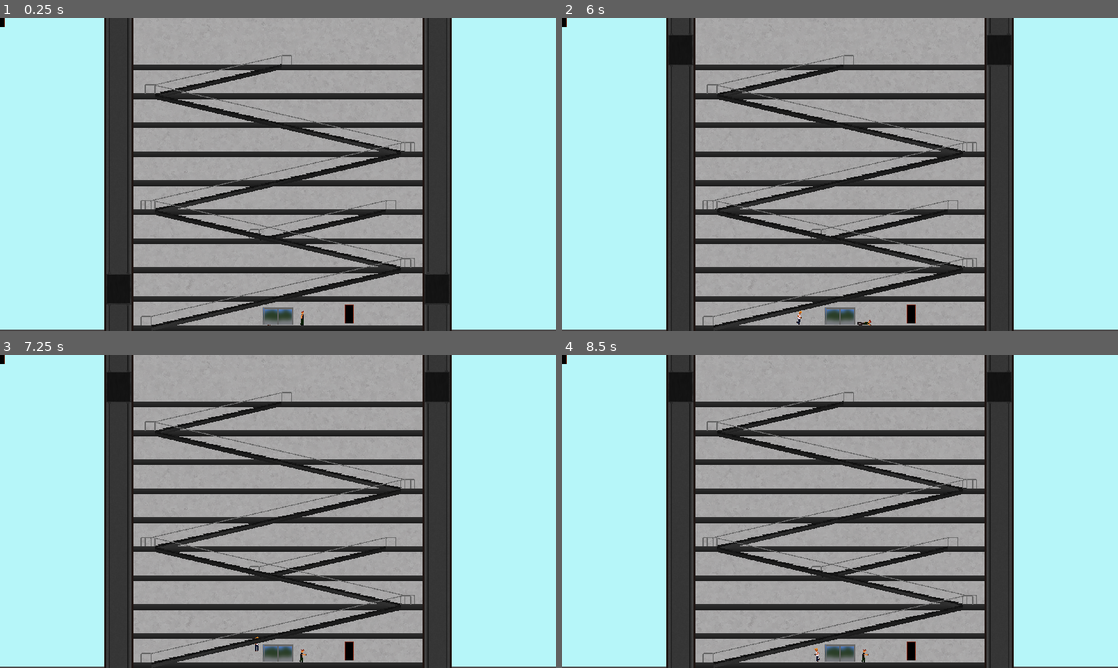
Above: before the commit, frames 1-4 (two rows, left to right).
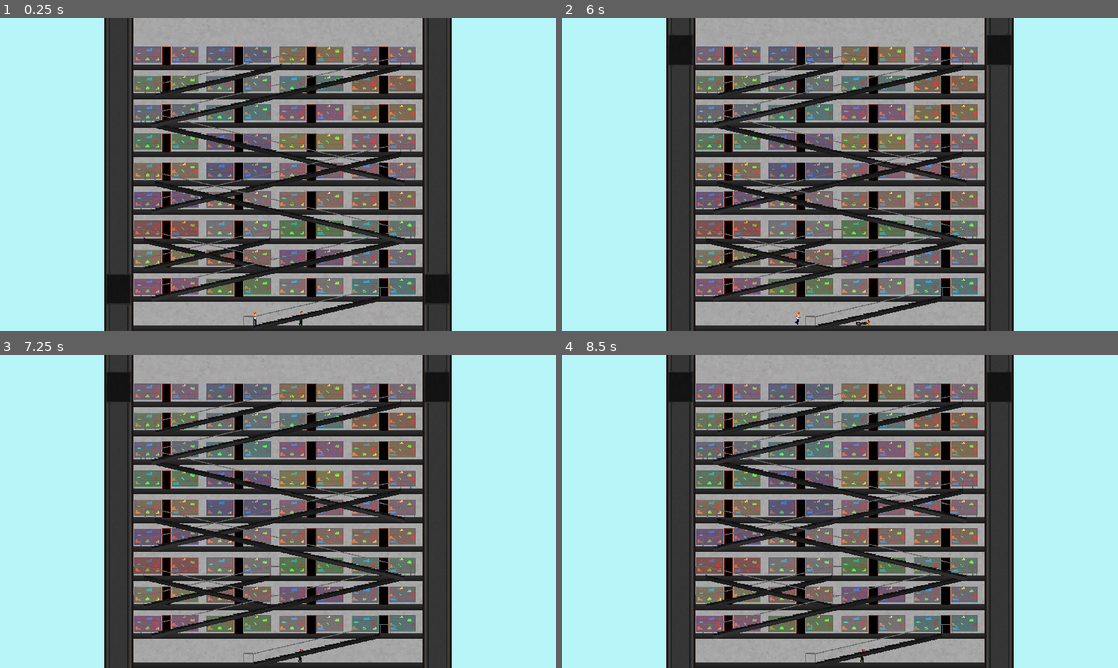
Above: after the commit, the same moments.

Repository: n8-ball/fgj2019
Game: Godot game, scene res://Scenes/floor_2.tscn
The game is run twice, just before and just after one commit, with the same random seed, the same clock (stepped at 60 frames per second) and the same inputs. This scene is started directly instead of the project's main scene.
Inputs:
- Up to frame 1 (0.25 s): no input
- Up to frame 2 (6 s): hold D 0.53-1.28 s; hold Ctrl 0.53-1.28 s; tap Space at 0.77, 1.52, 3.02, 3.77, 4.52 s; hold A 1.28-2.03 s; tap Ctrl every 1.5 s from 1.35 to 5.85 s; hold D 2.03-2.78 s; hold Ctrl 2.03-2.78 s; hold W 2.78-3.53 s; hold Ctrl 3.53-4.28 s; hold A 3.53-5.78 s; hold Ctrl 5.03-5.78 s; hold D from 5.78 s (still down)
- Up to frame 3 (7.25 s): tap Space at 6.02, 6.77 s; release D at 6.53 s; hold W from 6.53 s (still down); hold Ctrl from 6.53 s (still down)
- Up to frame 4 (8.5 s): release W at 7.28 s; release Ctrl at 7.28 s; hold D 7.28-8.03 s; tap Ctrl at 7.35 s; tap Space at 7.52 s; hold A from 8.03 s (still down); hold Ctrl from 8.03 s (still down)

The runs differ from the first frame. In frame 1, 24% of the frame differs, in the area x 0-100%, y 0-100%; in frame 2, 24%; in frame 3, 24%; in frame 4, 24%.

Commit message:
Saturday complete

Diff:
--- a/Scenes/floor_1.tscn
+++ b/Scenes/floor_1.tscn
@@ -1,6 +1,6 @@
 [gd_scene load_steps=14 format=2]
 
-[ext_resource path="res://Scripts/floor1.gd" type="Script" id=1]
+[ext_resource path="res://Scripts/floor_1.gd" type="Script" id=1]
 [ext_resource path="res://Sprites/Building/placeholder.jpeg" type="Texture" id=2]
 [ext_resource path="res://Sprites/Building/building.png" type="Texture" id=3]
 [ext_resource path="res://Scenes/left_elevator.tscn" type="PackedScene" id=4]
@@ -141,7 +141,7 @@
 z_as_relative = false
 
 [node name="player1" parent="." instance=ExtResource( 10 )]
-position = Vector2( 880, 1058 )
+position = Vector2( 870.43, 1058 )
 
 [node name="front_door" type="Sprite" parent="."]
 position = Vector2( 960, 1029 )
--- a/Scenes/floor_2.tscn
+++ b/Scenes/floor_2.tscn
@@ -1,6 +1,6 @@
-[gd_scene load_steps=15 format=2]
+[gd_scene load_steps=13 format=2]
 
-[ext_resource path="res://Scripts/floor2.gd" type="Script" id=1]
+[ext_resource path="res://Scripts/floor_generic.gd" type="Script" id=1]
 [ext_resource path="res://Sprites/Building/placeholder.jpeg" type="Texture" id=2]
 [ext_resource path="res://Sprites/Building/building.png" type="Texture" id=3]
 [ext_resource path="res://Scenes/left_elevator.tscn" type="PackedScene" id=4]
@@ -9,42 +9,38 @@
 [ext_resource path="res://Scenes/escalator_half_right.tscn" type="PackedScene" id=7]
 [ext_resource path="res://Scenes/escalator_full_left.tscn" type="PackedScene" id=8]
 [ext_resource path="res://Scenes/escalator_full_right.tscn" type="PackedScene" id=9]
-[ext_resource path="res://Scenes/player2.tscn" type="PackedScene" id=10]
-[ext_resource path="res://Scenes/player1.tscn" type="PackedScene" id=11]
-[ext_resource path="res://Sprites/Building/main_door.png" type="Texture" id=12]
-[ext_resource path="res://Scenes/door.tscn" type="PackedScene" id=13]
+[ext_resource path="res://Scenes/player1.tscn" type="PackedScene" id=10]
+[ext_resource path="res://Scenes/player2.tscn" type="PackedScene" id=11]
 
 [sub_resource type="RectangleShape2D" id=1]
-extents = Vector2( 10, 450 )
+extents = Vector2( 30, 450 )
 
 [node name="floor_2" type="Node2D"]
+z_index = -20
+z_as_relative = false
 script = ExtResource( 1 )
 
 [node name="sky" type="Sprite" parent="."]
 self_modulate = Color( 0.717647, 0.968627, 0.980392, 1 )
-scale = Vector2( 0.702061, 0.358242 )
-z_index = -40
-z_as_relative = false
+scale = Vector2( 0.700979, 0.368597 )
 texture = ExtResource( 2 )
 centered = false
 
 [node name="building" type="Sprite" parent="."]
 self_modulate = Color( 0.690196, 0.690196, 0.690196, 1 )
 position = Vector2( 960, 540 )
-z_index = -20
-z_as_relative = false
 texture = ExtResource( 3 )
 
 [node name="left_wall" type="StaticBody2D" parent="building"]
 
 [node name="left_wall_box" type="CollisionShape2D" parent="building/left_wall"]
-position = Vector2( -510, 80 )
+position = Vector2( -530, 80 )
 shape = SubResource( 1 )
 
 [node name="right_wall" type="StaticBody2D" parent="building"]
 
 [node name="right_wall_box" type="CollisionShape2D" parent="building/right_wall"]
-position = Vector2( 510, 80 )
+position = Vector2( 530, 80 )
 shape = SubResource( 1 )
 
 [node name="left_elevator" parent="." instance=ExtResource( 4 )]
@@ -84,7 +80,13 @@
 position = Vector2( 960, 170 )
 
 [node name="escalator_half_right" parent="." instance=ExtResource( 7 )]
-position = Vector2( 860, 780 )
+position = Vector2( 460, 880 )
+z_index = 5
+z_as_relative = false
+
+[node name="escalator_half_right4" parent="." instance=ExtResource( 7 )]
+position = Vector2( 970, 880 )
+scale = Vector2( -1, 1 )
 z_index = 5
 z_as_relative = false
 
@@ -93,8 +95,8 @@
 z_index = 5
 z_as_relative = false
 
-[node name="escalator_full_left" parent="." instance=ExtResource( 8 )]
-position = Vector2( 460, 480 )
+[node name="escalator_full_left2" parent="." instance=ExtResource( 8 )]
+position = Vector2( 460, 580 )
 z_index = 5
 z_as_relative = false
 
@@ -103,27 +105,28 @@
 z_index = 5
 z_as_relative = false
 
-[node name="escalator_full_left2" parent="." instance=ExtResource( 8 )]
-position = Vector2( 460, 880 )
+[node name="escalator_full_right" parent="." instance=ExtResource( 9 )]
+position = Vector2( 460, 980 )
 z_index = 5
 z_as_relative = false
 
-[node name="escalator_full_right" parent="." instance=ExtResource( 9 )]
-position = Vector2( 460, 1080 )
+[node name="escalator_full_right2" parent="." instance=ExtResource( 8 )]
+position = Vector2( 460, 780 )
 z_index = 5
 z_as_relative = false
 
-[node name="player2" parent="." instance=ExtResource( 10 )]
-position = Vector2( 1044.96, 1047.96 )
+[node name="escalator_half_right3" parent="." instance=ExtResource( 7 )]
+position = Vector2( 840, 1080 )
+z_index = 5
+z_as_relative = false
 
-[node name="player1" parent="." instance=ExtResource( 11 )]
-position = Vector2( 930.15, 1049.14 )
+[node name="escalator_full_right4" parent="." instance=ExtResource( 9 )]
+position = Vector2( 460, 380 )
+z_index = 5
+z_as_relative = false
 
-[node name="front_door" type="Sprite" parent="."]
-position = Vector2( 960, 1029 )
-texture = ExtResource( 12 )
+[node name="player1" parent="." instance=ExtResource( 10 )]
+position = Vector2( 880, 1058 )
 
-[node name="door" parent="." instance=ExtResource( 13 )]
-
-[node name="door2" parent="." instance=ExtResource( 13 )]
-position = Vector2( 1206.34, 1021.05 )
+[node name="player2" parent="." instance=ExtResource( 11 )]
+position = Vector2( 1040, 1058 )
--- /dev/null
+++ b/Scenes/menu.tscn
@@ -0,0 +1,18 @@
+[gd_scene load_steps=4 format=2]
+
+[ext_resource path="res://Sprites/Building/rooftop.png" type="Texture" id=1]
+[ext_resource path="res://Sprites/Building/play.png" type="Texture" id=2]
+[ext_resource path="res://Sprites/Building/play_active.png" type="Texture" id=3]
+
+[node name="menu" type="Sprite"]
+texture = ExtResource( 1 )
+centered = false
+
+[node name="Button" type="TextureButton" parent="."]
+margin_left = 778.0
+margin_top = 80.0
+margin_right = 1184.0
+margin_bottom = 282.0
+texture_normal = ExtResource( 2 )
+texture_pressed = ExtResource( 2 )
+texture_hover = ExtResource( 3 )
--- a/Scenes/spawn_item.tscn
+++ b/Scenes/spawn_item.tscn
@@ -11,6 +11,7 @@
 [ext_resource path="res://Sprites/loot/item_7.png" type="Texture" id=9]
 [ext_resource path="res://Sprites/loot/item_8.png" type="Texture" id=10]
 [ext_resource path="res://Sprites/loot/item_9.png" type="Texture" id=11]
+[ext_resource path="res://Sounds/chaching.wav" type="AudioStream" id=12]
 
 [node name="spawn_item" type="Node2D"]
 script = ExtResource( 1 )
@@ -54,3 +55,7 @@
 [node name="9" type="Sprite" parent="."]
 visible = false
 texture = ExtResource( 11 )
+
+[node name="AudioStreamPlayer" type="AudioStreamPlayer" parent="."]
+stream = ExtResource( 12 )
+autoplay = true
--- /dev/null
+++ b/Scenes/stair_door.tscn
@@ -0,0 +1,9 @@
+[gd_scene load_steps=2 format=2]
+
+[ext_resource path="res://Sprites/Building/stair_doors.png" type="Texture" id=1]
+
+[node name="open" type="Sprite"]
+z_index = -2
+z_as_relative = false
+texture = ExtResource( 1 )
+offset = Vector2( 0, -36 )
--- a/Scripts/floor2.gd
+++ /dev/null
@@ -1,29 +0,0 @@
-extends Node2D
-
-# Declare member variables here. Examples:
-var elevator_leave_time = 3
-var elevator_timer = 0
-var left_elevator
-var right_elevator
-var player1
-var player2
-
-# Called when the node enters the scene tree for the first time.
-func _ready():
-	left_elevator = self.find_node("left_elevator")
-	right_elevator = self.find_node("right_elevator")
-	player1 = self.find_node("player1")
-	player2 = self.find_node("player2")
-
-# Called every frame. 'delta' is the elapsed time since the previous frame.
-func _process(delta):
-	if check_in_elevator():
-		elevator_timer += delta
-	if elevator_timer > elevator_leave_time:
-		left_elevator.move_offscreen()
-		right_elevator.move_offscreen()
-	if elevator_timer > elevator_leave_time + 2:
-		get_tree().change_scene("res://Scenes/floor_1.tscn")
-
-func check_in_elevator():
-	return player1.in_elevator || player2.in_elevator
--- /dev/null
+++ b/Scripts/floor_1.gd
@@ -0,0 +1,63 @@
+extends Node2D
+
+# Declare member variables here. Examples:
+var elevator_leave_time = 3
+var elevator_timer = 0
+var left_elevator
+var right_elevator
+var player1
+var player2
+var next_floor = preload("res://Scenes/floor_2.tscn")
+var shop_fronts = preload("res://Scenes/shop_front.tscn")
+var shop_doors = preload("res://Scenes/door.tscn")
+var num_levels = 9
+var level_dif = 100
+var num_shops_per_level = 4
+var shops_dif = 250
+
+# Called when the node enters the scene tree for the first time.
+func _ready():
+	left_elevator = self.find_node("left_elevator")
+	right_elevator = self.find_node("right_elevator")
+	player1 = self.find_node("player1")
+	player2 = self.find_node("player2")
+	player1.total_stuff = 0
+	player1.current_stuff = 0
+	player2.total_stuff = 0
+	player2.current_stuff = 0
+	create_shops()
+
+# Called every frame. 'delta' is the elapsed time since the previous frame.
+func _process(delta):
+	if check_in_elevator():
+		elevator_timer += delta
+	if elevator_timer > elevator_leave_time:
+		left_elevator.move_offscreen()
+		right_elevator.move_offscreen()
+	if elevator_timer > elevator_leave_time + 2:
+		next_floor = next_floor.instance()
+		get_parent().add_child(next_floor)
+		next_floor.player1_left = (left_elevator.child == player1)
+		next_floor.player2_left = (left_elevator.child == player2)
+		next_floor.player1_right = (right_elevator.child == player1)
+		next_floor.player2_right = (right_elevator.child == player2)
+		next_floor.find_node("player1").total_stuff = player1.total_stuff
+		next_floor.find_node("player1").current_stuff = 0
+		next_floor.find_node("player2").total_stuff = player2.total_stuff
+		next_floor.find_node("player2").current_stuff = 0
+		get_tree().current_scene = next_floor
+		get_parent().remove_child(self)
+
+func create_shops():
+	for i in range(num_levels):
+		for j in range(num_shops_per_level):
+			var cur_shop = shop_fronts.instance()
+			var cur_door = shop_doors.instance()
+			self.add_child(cur_shop)
+			self.add_child(cur_door)
+			cur_door.global_position = Vector2(575 + (j * shops_dif), 930 - (level_dif * i))
+			cur_shop.global_position = Vector2(575 + (j * shops_dif), 930 - (level_dif * i))
+			cur_shop.z_index = -10
+
+func check_in_elevator():
+	return player1.in_elevator || player2.in_elevator
--- a/Scripts/floor1.gd
+++ b/Scripts/floor_generic.gd
@@ -7,13 +7,19 @@
 var right_elevator
 var player1
 var player2
-var next_floor = preload("res://Scenes/floor_2.tscn")
+var next_floor = "res://Scenes/floor_1.tscn"
 var shop_fronts = preload("res://Scenes/shop_front.tscn")
 var shop_doors = preload("res://Scenes/door.tscn")
+var stairs = preload("res://Scenes/stair_door.tscn")
 var num_levels = 9
 var level_dif = 100
 var num_shops_per_level = 4
 var shops_dif = 250
+var player1_left
+var player2_left
+var player1_right
+var player2_right
+var spawning = true
 
 # Called when the node enters the scene tree for the first time.
 func _ready():
@@ -21,14 +27,12 @@
 	right_elevator = self.find_node("right_elevator")
 	player1 = self.find_node("player1")
 	player2 = self.find_node("player2")
-	player1.total_stuff = 0
-	player1.current_stuff = 0
-	player2.total_stuff = 0
-	player2.current_stuff = 0
+
 	create_shops()
 
 # Called every frame. 'delta' is the elapsed time since the previous frame.
 func _process(delta):
+	spawn()
 	if check_in_elevator():
 		elevator_timer += delta
 	if elevator_timer > elevator_leave_time:
@@ -37,6 +41,10 @@
 	if elevator_timer > elevator_leave_time + 2:
 		next_floor = next_floor.instance()
 		get_parent().add_child(next_floor)
+		next_floor.player1_left = (left_elevator.child == player1)
+		next_floor.player2_left = (left_elevator.child == player2)
+		next_floor.player1_right = (right_elevator.child == player1)
+		next_floor.player2_right = (right_elevator.child == player2)
 		next_floor.find_node("player1").total_stuff = player1.total_stuff
 		next_floor.find_node("player1").current_stuff = 0
 		next_floor.find_node("player2").total_stuff = player2.total_stuff
@@ -54,6 +62,24 @@
 			cur_door.global_position = Vector2(575 + (j * shops_dif), 930 - (level_dif * i))
 			cur_shop.global_position = Vector2(575 + (j * shops_dif), 930 - (level_dif * i))
 			cur_shop.z_index = -10
+func spawn():
+	if spawning:
+		if player1_left || player2_right:
+			player1.global_position = Vector2( 490, 1058)
+			player2.global_position = Vector2( 1430, 1058)
+		if player2_left || player1_right:
+			player1.global_position = Vector2( 1430, 1058)
+			player2.global_position = Vector2( 490, 1058)
+		if player1_left || player1_right || player2_left || player2_right:
+			spawning = false
+			if !player1_left && !player1_right:
+				var new_stairs = stairs.instance()
+				self.add_child(new_stairs)
+				new_stairs.global_position = player1.global_position
+			if !player2_left && !player2_right:
+				var new_stairs = stairs.instance()
+				self.add_child(new_stairs)
+				new_stairs.global_position = player2.global_position
 
 func check_in_elevator():
 	return player1.in_elevator || player2.in_elevator
Not shown: 1 places in Scenes/spawn_item.tscn that only renumber resources
Not shown, added: Sounds/chaching.wav.import
Binary file added: Sprites/Building/play.png
Not shown, added: Sprites/Building/play.png.import
Binary file added: Sprites/Building/play_active.png
Not shown, added: Sprites/Building/play_active.png.import
Binary file added: Sprites/Building/rooftop.png
Not shown, added: Sprites/Building/rooftop.png.import
Binary file added: Sprites/Building/stair_doors.png
Not shown, added: Sprites/Building/stair_doors.png.import
Not shown, added: Sprites/Building/Thumbs.db
Not shown, added: Sprites/loot/Thumbs.db
